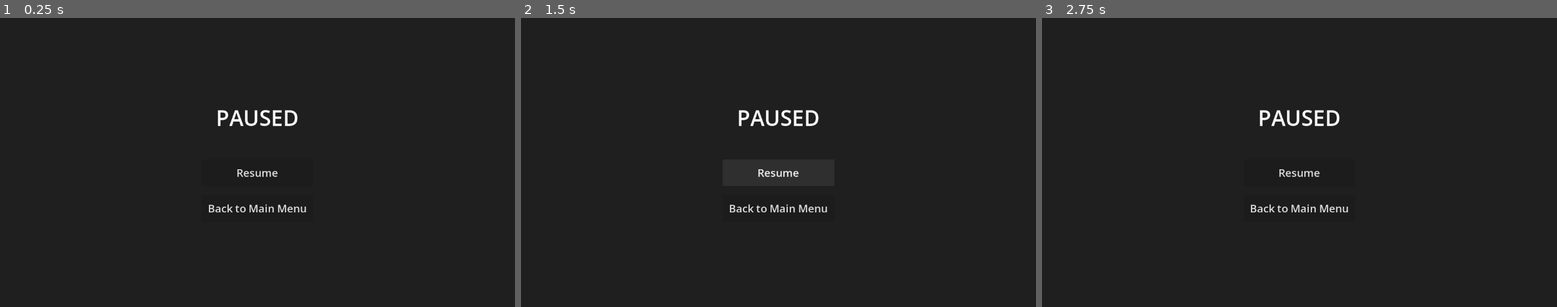
Above: before the commit, frames 1-3 (left to right).
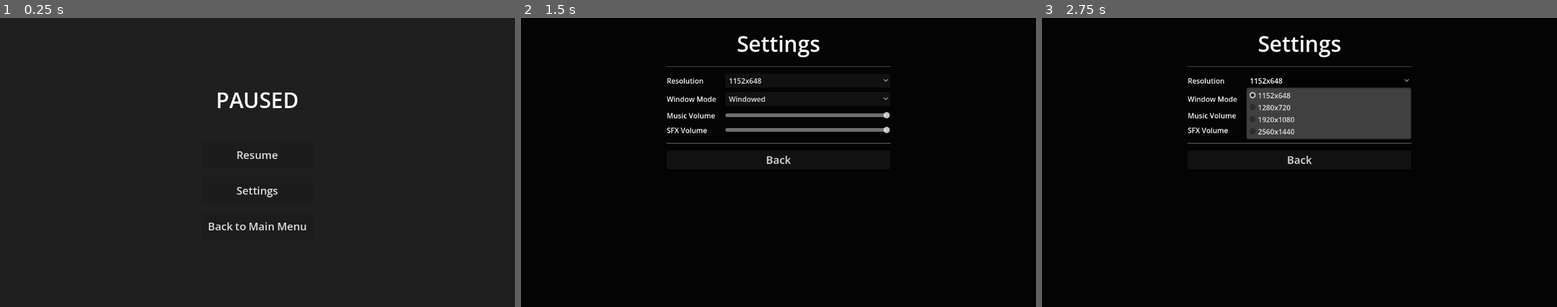
Above: after the commit, the same moments.

Repository: DinVin24/dutch
Game: Godot game, scene res://pause_menu.tscn
The game is run twice, just before and just after one commit, with the same random seed, the same clock (stepped at 60 frames per second) and the same inputs. This scene is started directly instead of the project's main scene.
Inputs (mouse positions are in pixels of both pictures, inside the frame that each line leads up to):
- Up to frame 1 (0.25 s): no input
- Up to frame 2 (1.5 s): click (778, 191) at 0.5 s, where only the run after the commit has a clickable "Settings"; click (778, 174) at 1.25 s, where only the run before the commit has a clickable "Resume"
- Up to frame 3 (2.75 s): click (1330, 81) at 2 s, where only the run after the commit has a clickable "1152x648"

The runs differ from the first frame. In frame 1, 1.6% of the frame differs, in the area x 40-60%, y 25-74%; in frame 2, 93%; in frame 3, 94%, in the area x 0-100%, y 0-100%.

Commit message:
fix(ui,ai): resolve batch 2 issues (Dutch buttons, game over, card drawn alignment)

Diff:
--- a/bot_controller.gd
+++ b/bot_controller.gd
@@ -471,7 +471,7 @@
 
 	if hand_size > 0 and known_cnt == hand_size:
 		var score := _known_score(bot_idx)
-		if score < 7 and gm.dutch_caller_index == -1 and gm.players_info[bot_idx].can_call_dutch:
+		if score <= 7 and gm.dutch_caller_index == -1 and gm.players_info[bot_idx].can_call_dutch:
 			gm.bot_action.emit("Bot %d calls DUTCH! (score: %d)" % [bot_idx, score])
 			gm.call_dutch(bot_idx)
 			return
--- a/game_board.gd
+++ b/game_board.gd
@@ -15,7 +15,8 @@
 var end_turn_btn: Button
 var jump_in_btn: Button
 var call_dutch_btn: Button
-var confirm_dutch_box: HBoxContainer
+var confirm_dutch_btn: Button
+var forfeit_dutch_btn: Button
 
 var player_hands: Array = [[], [], [], []]
 var card_spacing = 110.0
@@ -43,6 +44,7 @@
 	GameManager.jump_in_penalty.connect(_on_jump_in_penalty)
 	GameManager.deck_ready.connect(_update_deck_visual)
 	GameManager.bot_action.connect(_on_bot_action)
+	GameManager.game_over.connect(_on_game_over)
 	resized.connect(_on_resized)
 
 	var deck_button = $CenterTable/DeckArea/Slotbg/Interaction
@@ -117,34 +119,36 @@
 	call_dutch_btn.offset_bottom = -200
 	call_dutch_btn.hide()
 
-	# Inject Confirm/Cancel panel at the bottom-center, replacing End Turn / Call Dutch.
-	confirm_dutch_box = HBoxContainer.new()
-	confirm_dutch_box.add_theme_constant_override("separation", 20)
-	$GameUI/MainHUD.add_child(confirm_dutch_box)
-	confirm_dutch_box.set_anchors_preset(Control.PRESET_CENTER_BOTTOM)
-	confirm_dutch_box.offset_left = -270
-	confirm_dutch_box.offset_right = 270
-	confirm_dutch_box.offset_top = -250
-	confirm_dutch_box.offset_bottom = -200
-	confirm_dutch_box.hide()
-
-	var confirm_btn = Button.new()
-	confirm_btn.text = "CONFIRM DUTCH"
-	confirm_btn.add_theme_font_size_override("font_size", 20)
+	# Inject Confirm/Forfeit buttons at the bottom-center, exactly mirroring End Turn / Call Dutch.
+	confirm_dutch_btn = Button.new()
+	confirm_dutch_btn.text = "CONFIRM DUTCH"
+	confirm_dutch_btn.add_theme_font_size_override("font_size", 20)
 	var style_confirm = StyleBoxFlat.new()
 	style_confirm.bg_color = Color(0.2, 0.6, 0.2)
-	confirm_btn.add_theme_stylebox_override("normal", style_confirm)
-	confirm_btn.pressed.connect(_on_confirm_dutch_pressed)
-	confirm_dutch_box.add_child(confirm_btn)
-
-	var cancel_btn = Button.new()
-	cancel_btn.text = "FORFEIT DUTCH"
-	cancel_btn.add_theme_font_size_override("font_size", 20)
+	confirm_dutch_btn.add_theme_stylebox_override("normal", style_confirm)
+	confirm_dutch_btn.pressed.connect(_on_confirm_dutch_pressed)
+	$GameUI/MainHUD.add_child(confirm_dutch_btn)
+	confirm_dutch_btn.set_anchors_preset(Control.PRESET_CENTER_BOTTOM)
+	confirm_dutch_btn.offset_left = -270
+	confirm_dutch_btn.offset_right = -110
+	confirm_dutch_btn.offset_top = -250
+	confirm_dutch_btn.offset_bottom = -200
+	confirm_dutch_btn.hide()
+
+	forfeit_dutch_btn = Button.new()
+	forfeit_dutch_btn.text = "FORFEIT DUTCH"
+	forfeit_dutch_btn.add_theme_font_size_override("font_size", 20)
 	var style_cancel = StyleBoxFlat.new()
 	style_cancel.bg_color = Color(0.8, 0.2, 0.2)
-	cancel_btn.add_theme_stylebox_override("normal", style_cancel)
-	cancel_btn.pressed.connect(_on_cancel_dutch_pressed)
-	confirm_dutch_box.add_child(cancel_btn)
+	forfeit_dutch_btn.add_theme_stylebox_override("normal", style_cancel)
+	forfeit_dutch_btn.pressed.connect(_on_cancel_dutch_pressed)
+	$GameUI/MainHUD.add_child(forfeit_dutch_btn)
+	forfeit_dutch_btn.set_anchors_preset(Control.PRESET_CENTER_BOTTOM)
+	forfeit_dutch_btn.offset_left = 110
+	forfeit_dutch_btn.offset_right = 270
+	forfeit_dutch_btn.offset_top = -250
+	forfeit_dutch_btn.offset_bottom = -200
+	forfeit_dutch_btn.hide()
 
 func _update_deck_visual():
 	for child in deck_area.get_children():
@@ -400,7 +404,9 @@
 	card_data.is_face_up = false # Start face-down…
 	pending_card.setup(card_data)
 
-	var deck_pos = deck_area.global_position - card_pivot
+	# Spawn exactly on top of the visual stack at the deck.
+	# Deck area already positions cards correctly, so we don't offset.
+	var deck_pos = deck_area.global_position
 	pending_card.global_position = deck_pos
 
 	_update_deck_visual()
@@ -433,7 +439,8 @@
 
 	if end_turn_btn: end_turn_btn.hide()
 	if call_dutch_btn: call_dutch_btn.hide()
-	if confirm_dutch_box: confirm_dutch_box.hide()
+	if confirm_dutch_btn: confirm_dutch_btn.hide()
+	if forfeit_dutch_btn: forfeit_dutch_btn.hide()
 
 	# ── Deck / discard interaction lockout ───────────────────────────────────
 	# Deck is clickable ONLY when it's the player's draw turn.
@@ -494,7 +501,8 @@
 		GameManager.GameState.TURN_CONFIRM_DUTCH:
 			if GameManager.current_player_index == 0:
 				_show_message("You called Dutch! Confirm or Forfeit?")
-				confirm_dutch_box.show()
+				confirm_dutch_btn.show()
+				forfeit_dutch_btn.show()
 		GameManager.GameState.DEAL_CARDS:
 			_handle_initial_deal()
 		GameManager.GameState.INITIAL_PEEK:
@@ -664,6 +672,7 @@
 
 func _pause_game() -> void:
 	get_tree().paused = true
+	$GameUI.hide()
 	pause_menu_instance = pause_menu_scene.instantiate()
 	add_child(pause_menu_instance)
 	pause_menu_instance.resumed.connect(_resume_game)
@@ -674,10 +683,73 @@
 	if pause_menu_instance:
 		pause_menu_instance.queue_free()
 		pause_menu_instance = null
+	$GameUI.show()
 
 func _go_to_main_menu() -> void:
 	get_tree().paused = false
 	get_tree().change_scene_to_file("res://main_menu.tscn")
+
+func _on_game_over(winner_idx: int) -> void:
+	# Build the Game Over UI dynamically.
+	var panel = Panel.new()
+	var style = StyleBoxFlat.new()
+	style.bg_color = Color(0, 0, 0, 0.8)
+	style.corner_radius_top_left = 20
+	style.corner_radius_top_right = 20
+	style.corner_radius_bottom_left = 20
+	style.corner_radius_bottom_right = 20
+	panel.add_theme_stylebox_override("panel", style)
+
+	add_child(panel)
+	panel.set_anchors_preset(Control.PRESET_CENTER)
+	panel.size = Vector2(500, 300)
+	panel.position = (get_viewport_rect().size - panel.size) / 2.0
+	panel.z_index = 1000
+
+	var vbox = VBoxContainer.new()
+	vbox.set_anchors_preset(Control.PRESET_FULL_RECT)
+	vbox.alignment = BoxContainer.ALIGNMENT_CENTER
+	vbox.add_theme_constant_override("separation", 30)
+	panel.add_child(vbox)
+
+	var label = Label.new()
+	label.text = "Player " + str(winner_idx + 1) + " Won!"
+	label.horizontal_alignment = HORIZONTAL_ALIGNMENT_CENTER
+	label.add_theme_font_size_override("font_size", 40)
+	vbox.add_child(label)
+
+	var hbox = HBoxContainer.new()
+	hbox.alignment = BoxContainer.ALIGNMENT_CENTER
+	hbox.add_theme_constant_override("separation", 20)
+	vbox.add_child(hbox)
+
+	var new_game_btn = Button.new()
+	new_game_btn.text = "NEW GAME"
+	new_game_btn.add_theme_font_size_override("font_size", 24)
+	new_game_btn.custom_minimum_size = Vector2(200, 60)
+	new_game_btn.pressed.connect(func():
+		get_tree().paused = false
+		get_tree().reload_current_scene()
+	)
+	hbox.add_child(new_game_btn)
+
+	var main_menu_btn = Button.new()
+	main_menu_btn.text = "MAIN MENU"
+	main_menu_btn.add_theme_font_size_override("font_size", 24)
+	main_menu_btn.custom_minimum_size = Vector2(200, 60)
+	main_menu_btn.pressed.connect(func():
+		get_tree().paused = false
+		get_tree().change_scene_to_file("res://main_menu.tscn")
+	)
+	hbox.add_child(main_menu_btn)
+
+	# Reveal all cards to show everyone's hands.
+	for hand in player_hands:
+		for card in hand:
+			if is_instance_valid(card) and not card.data.is_face_up:
+				card.flip()
+
+	get_tree().paused = true
 
 func _on_end_turn_pressed():
 	match GameManager.current_state:
--- a/game_manager.gd
+++ b/game_manager.gd
@@ -114,8 +114,23 @@
 	pass
 
 func _handle_game_over():
-	# Logic to calculate scores will go here
-	game_over.emit(-1) # Placeholder
+	print("GameManager: Game Over! Calculating scores...")
+	var lowest_score := 9999
+	var winner_idx := -1
+
+	for i in range(num_players):
+		var score := 0
+		for card in players_info[i].hand:
+			score += card.recalc_point_value()
+		players_info[i].score = score
+		print("Player ", i, " score: ", score)
+
+		if score < lowest_score:
+			lowest_score = score
+			winner_idx = i
+
+	print("GameManager: Player ", winner_idx, " wins with score ", lowest_score)
+	game_over.emit(winner_idx)
 
 func start_game():
 	change_state(GameState.DEAL_CARDS)
@@ -146,14 +161,15 @@
 	var resolved_idx := player_idx if player_idx != -1 else current_player_index
 
 	if resolved_idx == 0:
-		# Human player: allow jump-in from any state EXCEPT their own active draw/resolve.
+		# Human player: allow jump-in from any state EXCEPT when they are already
+		# holding a drawn card.
 		var blocked_states := [
 			GameState.INITIALIZING, GameState.DEAL_CARDS, GameState.INITIAL_PEEK,
 			GameState.TURN_JUMP_IN_SELECTION, GameState.TURN_CONFIRM_DUTCH, GameState.GAME_OVER
 		]
-		# Also block if it is literally the human's own draw or resolve turn.
+		# Block if player has a drawn card they must resolve.
 		if (current_state in blocked_states) or \
-		   (current_player_index == 0 and current_state in [GameState.TURN_START_DRAW, GameState.TURN_RESOLVE_DRAWN]):
+		   (current_player_index == 0 and current_state == GameState.TURN_RESOLVE_DRAWN):
 			return
 		# Require a non-empty discard pile to jump into.
 		if deck_manager.discard_pile.is_empty():
--- a/pause_menu.gd
+++ b/pause_menu.gd
@@ -2,6 +2,11 @@
 
 signal resumed
 signal main_menu_requested
+
+@onready var center_container = $CenterContainer
+
+var settings_scene = preload("res://settings_menu.tscn")
+var settings_instance: Node = null
 
 func _ready() -> void:
 	pass
@@ -11,3 +16,16 @@
 
 func _on_main_menu_button_pressed() -> void:
 	main_menu_requested.emit()
+
+func _on_settings_button_pressed() -> void:
+	if settings_instance == null:
+		settings_instance = settings_scene.instantiate()
+		add_child(settings_instance)
+		settings_instance.back_pressed.connect(_on_settings_back)
+		center_container.hide()
+
+func _on_settings_back() -> void:
+	if settings_instance:
+		settings_instance.queue_free()
+		settings_instance = null
+	center_container.show()
--- a/pause_menu.tscn
+++ b/pause_menu.tscn
@@ -42,6 +42,12 @@
 theme_override_font_sizes/font_size = 24
 text = "Resume"
 
+[node name="SettingsButton" type="Button" parent="CenterContainer/VBoxContainer"]
+custom_minimum_size = Vector2(0, 60)
+layout_mode = 2
+theme_override_font_sizes/font_size = 24
+text = "Settings"
+
 [node name="MainMenuButton" type="Button" parent="CenterContainer/VBoxContainer"]
 custom_minimum_size = Vector2(0, 60)
 layout_mode = 2
@@ -49,4 +55,5 @@
 text = "Back to Main Menu"
 
 [connection signal="pressed" from="CenterContainer/VBoxContainer/ResumeButton" to="." method="_on_resume_button_pressed"]
+[connection signal="pressed" from="CenterContainer/VBoxContainer/SettingsButton" to="." method="_on_settings_button_pressed"]
 [connection signal="pressed" from="CenterContainer/VBoxContainer/MainMenuButton" to="." method="_on_main_menu_button_pressed"]
